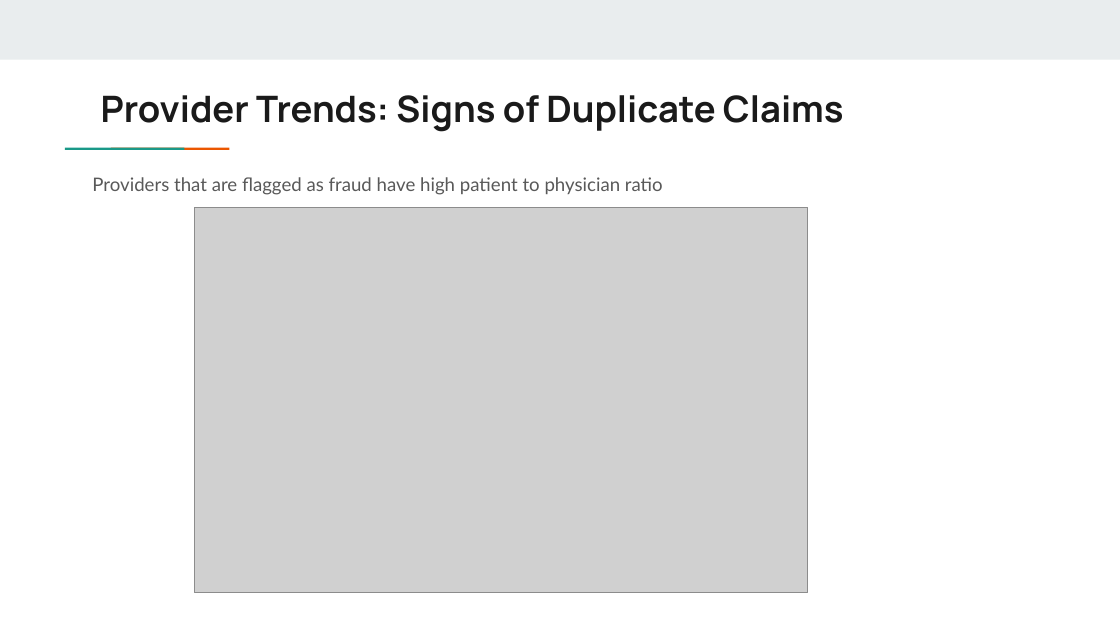
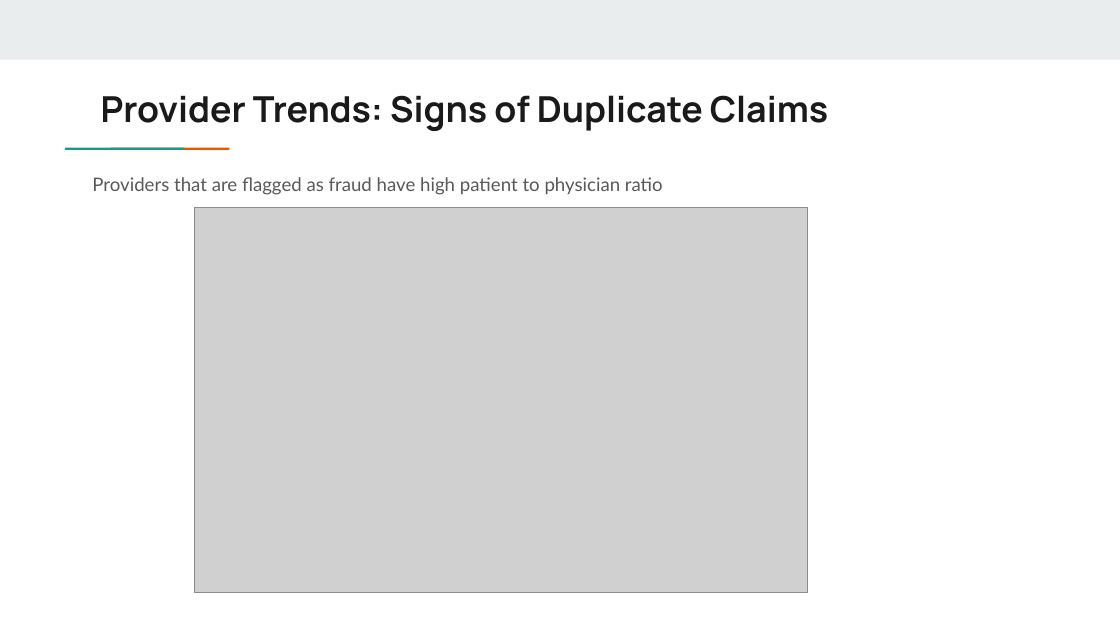
Before and after one commit to hedgekim/Healthcare-Fraud, a slide deck: slide 12 of Healthcare Fraud.pptx. Drawn at 1120x630 pixels with LibreOffice and Linux fonts; fonts in the diff are those of the drawing; grey boxes stand for pictures. Boxes give left, top, right and bottom in pixels: in the first picture for what was removed or moved away, otherwise in the second. Text is boxed around its words. In the diff, an @@ line names an element or a change of style, - is before the commit and + after.

```diff
--- a/Healthcare Fraud.pptx
+++ b/Healthcare Fraud.pptx
@@ title "Provider Trends: Signs of Duplicate ..." at (101,95,828,131): size 23.4 to 22.9 pt @@
```
Also in this commit, not shown: 4 other slides changed, 1 other file.
